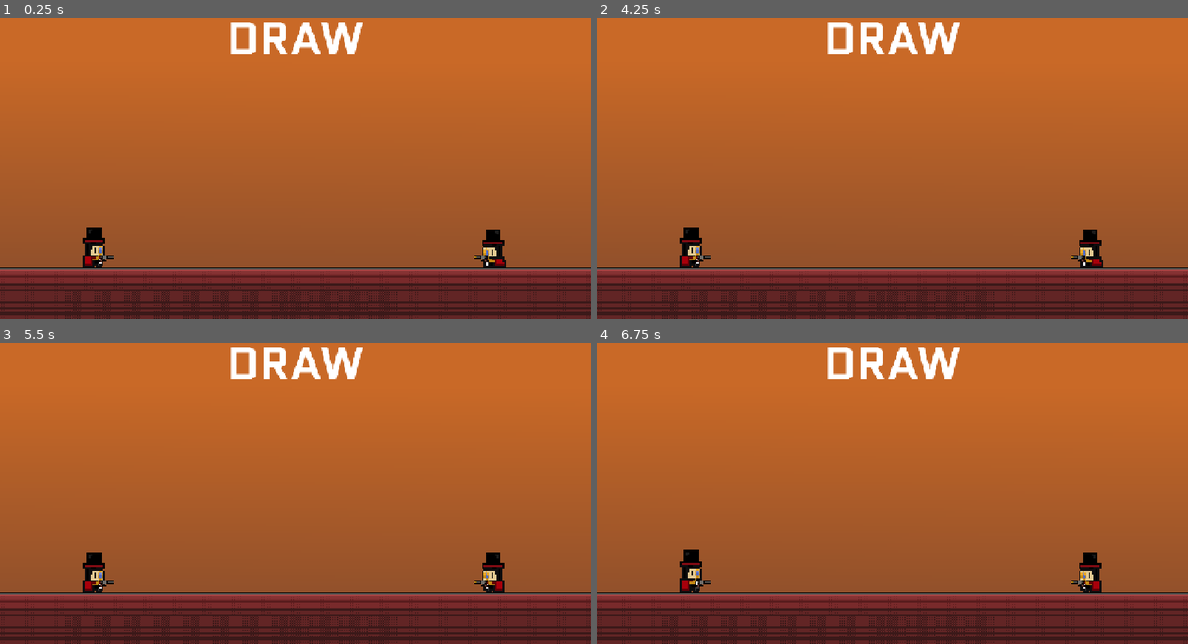
Above: before the commit, frames 1-4 (two rows, left to right).
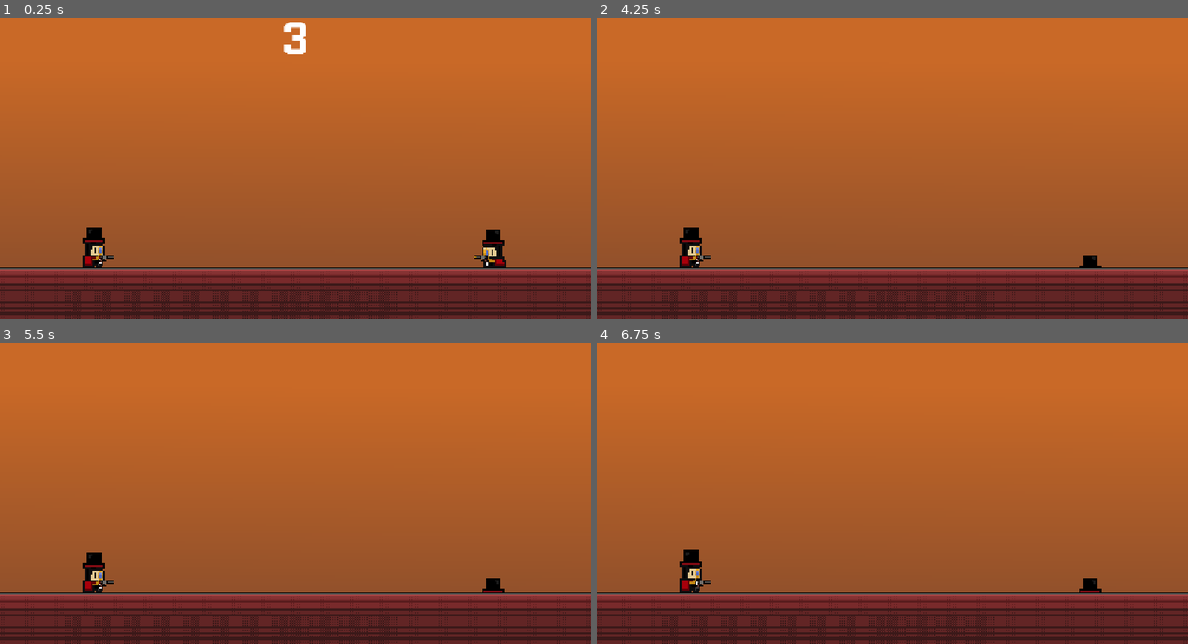
Above: after the commit, the same moments.

Repository: d3V-E/Split
Game: Godot game, scene res://scenes/quick_draw.tscn
The game is run twice, just before and just after one commit, with the same random seed, the same clock (stepped at 60 frames per second) and the same inputs. The project has no main scene, so this scene is started directly.
Inputs (mouse positions are in pixels of both pictures, inside the frame that each line leads up to):
- Up to frame 1 (0.25 s): no input
- Up to frame 2 (4.25 s): tap Enter at 0.5 s; move the mouse to (1022, 135) at 0.52 s; hold Right 0.53-1.28 s; hold S (Player 1) 0.53-1.28 s; click (1022, 135) at 0.67 s; tap K (Player 2) at 0.8, 1.35, 2.3, 2.85 s; move the mouse to (774, 168) at 1.27 s; hold Down 1.28-2.03 s; tap S (Player 1) at 1.55, 3.05 s; move the mouse to (951, 81) at 2.02 s; hold Right 2.03-2.78 s; hold S (Player 1) 2.03-2.78 s; move the mouse to (862, 219) at 2.77 s; hold Up 2.78-3.53 s; click (862, 219) at 2.92 s; move the mouse to (1069, 201) at 3.52 s; hold Left from 3.53 s (still down); hold K (Player 2) from 3.53 s (still down); tap Alt at 3.6 s
- Up to frame 3 (5.5 s): move the mouse to (118, 427) at 4.27 s; release K (Player 2) at 4.28 s; tap Shift at 4.35 s; tap S (Player 1) at 4.55 s; move the mouse to (325, 478) at 5.02 s; release Left at 5.03 s; hold Down from 5.03 s (still down); hold S (Player 1) from 5.03 s (still down); click (325, 478) at 5.17 s; tap K (Player 2) at 5.3 s
- Up to frame 4 (6.75 s): move the mouse to (803, 394) at 5.77 s; release Down at 5.78 s; release S (Player 1) at 5.78 s; hold Right 5.78-6.53 s; tap K (Player 2) at 5.85 s; tap S (Player 1) at 6.05 s; move the mouse to (1022, 460) at 6.52 s; hold Up from 6.53 s (still down); hold S (Player 1) from 6.53 s (still down)

The runs differ from the first frame. In frame 1, 1.4% of the frame differs, in the area x 39-62%, y 1-13%; in frame 2, 1.7%; in frame 3, 1.7%, in the area x 39-86%, y 1-83%; in frame 4, 1.7%.

Commit message:
Update 5

Diff:
--- /dev/null
+++ b/scenes/instructions.tscn
@@ -0,0 +1,31 @@
+[gd_scene format=3 uid="uid://bhj7aw0a1kovx"]
+
+[ext_resource type="Script" uid="uid://0f22ggmvu81j" path="res://scripts/instructions.gd" id="1_c00ax"]
+[ext_resource type="Texture2D" uid="uid://ky8t730uvc8k" path="res://assets/Main Background.png" id="1_nisbi"]
+[ext_resource type="Texture2D" uid="uid://dnd7y070blsvx" path="res://assets/Next.png" id="2_njqp3"]
+[ext_resource type="Texture2D" uid="uid://bcyss1beb0n38" path="res://assets/Previous.png" id="4_r7su1"]
+
+[node name="Instructions" type="Node2D" unique_id=1474851264]
+script = ExtResource("1_c00ax")
+
+[node name="Canvas" type="CanvasLayer" parent="." unique_id=1558049557]
+
+[node name="MainBackground" type="Sprite2D" parent="Canvas" unique_id=875821936]
+position = Vector2(640, 360)
+texture = ExtResource("1_nisbi")
+
+[node name="Next" type="TextureButton" parent="Canvas" unique_id=573848111]
+offset_left = 1155.0
+offset_top = 595.0
+offset_right = 1275.0
+offset_bottom = 715.0
+texture_normal = ExtResource("2_njqp3")
+stretch_mode = 0
+
+[node name="Previous" type="TextureButton" parent="Canvas" unique_id=157045295]
+offset_left = 5.0
+offset_top = 595.0
+offset_right = 125.0
+offset_bottom = 715.0
+texture_normal = ExtResource("4_r7su1")
+stretch_mode = 0
--- a/scenes/main_game.tscn
+++ b/scenes/main_game.tscn
@@ -1,13 +1,148 @@
 [gd_scene format=3 uid="uid://samqvfpe7gkk"]
 
-[ext_resource type="Script" uid="uid://bd1mgf0wcmymv" path="res://scripts/main_game.gd" id="1_s3esy"]
+[ext_resource type="Script" uid="uid://cdy740e5bmoa8" path="res://scripts/choosing.gd" id="1_wi4c7"]
 [ext_resource type="Texture2D" uid="uid://ky8t730uvc8k" path="res://assets/Main Background.png" id="2_72e8q"]
+[ext_resource type="Texture2D" uid="uid://b0m30q2pfsfoa" path="res://assets/Info.png" id="3_d2op2"]
+[ext_resource type="FontFile" uid="uid://dhj36d4fxcvbv" path="res://assets/fonts/Quantico-Bold.ttf" id="3_ipu61"]
+[ext_resource type="Texture2D" uid="uid://cimyqu4u3cutw" path="res://assets/S Key.png" id="4_ygxny"]
+[ext_resource type="Texture2D" uid="uid://bmdq2gr8hbaaj" path="res://assets/K Key.png" id="5_wi4c7"]
+[ext_resource type="Texture2D" uid="uid://deuiaywymgebl" path="res://assets/Place Holder.png" id="6_ygxny"]
+[ext_resource type="Texture2D" uid="uid://b4ysntwnmocwh" path="res://assets/2.png" id="8_70vka"]
+
+[sub_resource type="Animation" id="Animation_70vka"]
+resource_name = "Key"
+length = 0.25
+loop_mode = 2
+tracks/0/type = "value"
+tracks/0/imported = false
+tracks/0/enabled = true
+tracks/0/path = NodePath("SKey:position")
+tracks/0/interp = 1
+tracks/0/loop_wrap = true
+tracks/0/keys = {
+"times": PackedFloat32Array(0, 0.25),
+"transitions": PackedFloat32Array(1, 1),
+"update": 0,
+"values": [Vector2(427, 664), Vector2(427, 666)]
+}
+tracks/1/type = "value"
+tracks/1/imported = false
+tracks/1/enabled = true
+tracks/1/path = NodePath("KKey:position")
+tracks/1/interp = 1
+tracks/1/loop_wrap = true
+tracks/1/keys = {
+"times": PackedFloat32Array(0, 0.25),
+"transitions": PackedFloat32Array(1, 1),
+"update": 0,
+"values": [Vector2(1083.0001, 664.00006), Vector2(1083, 666)]
+}
+
+[sub_resource type="Animation" id="Animation_2l77h"]
+length = 0.001
+tracks/0/type = "value"
+tracks/0/imported = false
+tracks/0/enabled = true
+tracks/0/path = NodePath("SKey:position")
+tracks/0/interp = 1
+tracks/0/loop_wrap = true
+tracks/0/keys = {
+"times": PackedFloat32Array(0),
+"transitions": PackedFloat32Array(1),
+"update": 0,
+"values": [Vector2(387.00003, 664)]
+}
+tracks/1/type = "value"
+tracks/1/imported = false
+tracks/1/enabled = true
+tracks/1/path = NodePath("KKey:position")
+tracks/1/interp = 1
+tracks/1/loop_wrap = true
+tracks/1/keys = {
+"times": PackedFloat32Array(0),
+"transitions": PackedFloat32Array(1),
+"update": 0,
+"values": [Vector2(1083.0001, 664.00006)]
+}
+
+[sub_resource type="AnimationLibrary" id="AnimationLibrary_nqdth"]
+_data = {
+&"Key": SubResource("Animation_70vka"),
+&"RESET": SubResource("Animation_2l77h")
+}
 
 [node name="Main game" type="Node2D" unique_id=580549545]
-script = ExtResource("1_s3esy")
+script = ExtResource("1_wi4c7")
 
 [node name="Main Game Canvas" type="CanvasLayer" parent="." unique_id=2090152396]
 
 [node name="Main Game Background" type="Sprite2D" parent="Main Game Canvas" unique_id=1022797742]
 position = Vector2(640, 360)
 texture = ExtResource("2_72e8q")
+
+[node name="Info" type="Sprite2D" parent="Main Game Canvas" unique_id=728563930]
+position = Vector2(639.99994, 640.5)
+scale = Vector2(1.9999999, 1.59)
+texture = ExtResource("3_d2op2")
+
+[node name="Player 1 header" type="RichTextLabel" parent="Main Game Canvas/Info" unique_id=271243627]
+offset_left = -315.5
+offset_top = -14.779881
+offset_right = -189.99998
+offset_bottom = 44.716972
+theme_override_fonts/normal_font = ExtResource("3_ipu61")
+theme_override_font_sizes/normal_font_size = 26
+text = "PLAYER 1"
+vertical_alignment = 1
+
+[node name="Player 2 header" type="RichTextLabel" parent="Main Game Canvas/Info" unique_id=1859797370]
+anchors_preset = 7
+anchor_left = 0.5
+anchor_top = 1.0
+anchor_right = 0.5
+anchor_bottom = 1.0
+offset_left = -326.75
+offset_top = -114.52832
+offset_right = -201.25
+offset_bottom = -55.031464
+grow_horizontal = 2
+grow_vertical = 0
+theme_override_fonts/normal_font = ExtResource("3_ipu61")
+theme_override_font_sizes/normal_font_size = 26
+text = "PLAYER 2"
+vertical_alignment = 1
+
+[node name="SKey" type="Sprite2D" parent="Main Game Canvas" unique_id=1607584255]
+position = Vector2(387.00003, 664)
+scale = Vector2(1.3, 1.3)
+texture = ExtResource("4_ygxny")
+
+[node name="KKey" type="Sprite2D" parent="Main Game Canvas" unique_id=678314602]
+position = Vector2(1083.0001, 664.00006)
+scale = Vector2(1.3, 1.3)
+texture = ExtResource("5_wi4c7")
+
+[node name="Animation" type="AnimationPlayer" parent="Main Game Canvas" unique_id=968454583]
+libraries/ = SubResource("AnimationLibrary_nqdth")
+autoplay = &"Key"
+
+[node name="Game 1" type="TextureButton" parent="Main Game Canvas" unique_id=1080744371]
+offset_left = 54.0
+offset_top = 54.0
+offset_right = 234.0
+offset_bottom = 234.0
+texture_normal = ExtResource("6_ygxny")
+stretch_mode = 0
+
+[node name="Instructions" type="TextureButton" parent="Main Game Canvas" unique_id=521959474]
+offset_left = 1044.0
+offset_top = 478.0
+offset_right = 1269.0
+offset_bottom = 553.0
+texture_normal = ExtResource("8_70vka")
+stretch_mode = 0
+
+[connection signal="button_down" from="Main Game Canvas/Game 1" to="." method="_on_game_1_button_down"]
+[connection signal="button_up" from="Main Game Canvas/Game 1" to="." method="_on_game_1_button_up"]
+[connection signal="button_down" from="Main Game Canvas/Instructions" to="." method="_on_instructions_button_down"]
+[connection signal="button_up" from="Main Game Canvas/Instructions" to="." method="_on_instructions_button_up"]
--- /dev/null
+++ b/scripts/choosing.gd
@@ -0,0 +1,78 @@
+extends Node2D
+
+
+@onready var game1 = $"Main Game Canvas/Game 1"
+@onready var instruct = $"Main Game Canvas/Instructions"
+
+const save_path = "user://userdata.save"
+
+
+var p1 = 0
+var p2 = 0
+
+
+
+signal p1_changed
+signal p2_changed
+
+
+func save_data():
+	var data = {
+		"p1" : p1,
+		"p2" : p2
+	}
+	var file = FileAccess.open(save_path , FileAccess.WRITE)
+	file.store_var(data)
+	file.close()
+
+
+func load_data():
+	if FileAccess.file_exists(save_path):
+		var file = FileAccess.open(save_path , FileAccess.READ)
+		var data = file.get_var()
+		file.close()
+		if typeof(data) == TYPE_DICTIONARY:
+			p1 = data.get("p1" , 0)
+			p2 = data.get("p2" , 0)
+	else:
+		save_data()
+
+func _ready():
+	load_data()
+	game1.pivot_offset = game1.size / 2
+	instruct.pivot_offset = instruct.size / 2
+
+
+
+
+
+
+
+func _on_game_1_button_down():
+	var tween = get_tree().create_tween()
+	tween.tween_property(game1 , "scale" , Vector2(.9 ,.9), .1)
+
+
+
+
+
+func _on_game_1_button_up():
+	var tween = get_tree().create_tween()
+	tween.tween_property(game1 , "scale" , Vector2(1 , 1), .1)
+	get_tree().change_scene_to_file("res://scenes/timer_game.tscn")
+
+
+
+
+
+func _on_instructions_button_down():
+	var tween = get_tree().create_tween()
+	tween.tween_property(instruct , "scale" , Vector2(.9 ,.9), .1)
+
+
+
+
+
+func _on_instructions_button_up():
+	var tween = get_tree().create_tween()
+	tween.tween_property(instruct , "scale" , Vector2(1 , 1), .1)
--- /dev/null
+++ b/scripts/instructions.gd
@@ -0,0 +1,11 @@
+extends Node2D
+
+
+# Called when the node enters the scene tree for the first time.
+func _ready() -> void:
+	pass # Replace with function body.
+
+
+# Called every frame. 'delta' is the elapsed time since the previous frame.
+func _process(delta: float) -> void:
+	pass
--- a/scripts/line_click.gd
+++ b/scripts/line_click.gd
@@ -17,11 +17,11 @@
 var speed = 300
 var d1 = 1
 var d2 = 2
-var width = 400
+var width = 200
 
 func _ready():
-	$"Line Canvas/P1 Score".text = player1
-	$"Line Canvas/P2 Score".text = player2
+	$"Line Canvas/P1 Score".text = str(player1)
+	$"Line Canvas/P2 Score".text = str(player2)
 	resetm1m2()
 
 
@@ -38,26 +38,28 @@
 	elif needle2.position.x <= bar2.position.x - width:
 		d2 = 1
 
-func _unhandled_input(event: InputEvent):
+func _input(event: InputEvent):
 	var green1min = bar1.position.x + gr1.position.x - (gr1.scale.x * 50)
 	var green1max = bar1.position.x + gr1.position.x + (gr1.scale.x * 50)
-	if event.is_action("Player 1"):
+	if event.is_action_pressed("Player 1"):
 		if needle1.position.x >= green1min and needle1.position.x <= green1max:
 			var tween = get_tree().create_tween()
 			tween.tween_property(gr1 , "scale" , Vector2(1.1 , 1.1), .1)
 			player1 += 1
-			$"Line Canvas/P2 Score".text = player1
+			$"Line Canvas/P1 Score".text = str(player1)
 			tween.tween_property(gr1 , "scale" , Vector2(1 , 1), .1)
+			resetmark1()
 
 	var green2min = bar2.position.x + gr2.position.x - (gr2.scale.x * 50)
 	var green2max = bar2.position.x + gr2.position.x + (gr2.scale.x * 50)
-	if event.is_action("Player 2"):
+	if event.is_action_pressed("Player 2"):
 		if needle2.position.x >= green2min and needle2.position.x <= green2max:
 			var tween = get_tree().create_tween()
 			tween.tween_property(gr2 , "scale" , Vector2(1.1 , 1.1) , .1)
 			player2 += 1
-			$"Line Canvas/P2 Score".text = player2
+			$"Line Canvas/P2 Score".text = str(player2)
 			tween.tween_property(gr2 , "scale", Vector2(1,1) , .1)
+			resetmark2()
 
 
 
@@ -68,7 +70,7 @@
 	elif x1 == 2:
 		d1 = -1
 	gr1.scale.x = randf_range(0.3 , 1.0)
-	gr1.position.x = randf_range(-width + 50 , -width - 50)
+	gr1.position.x = randf_range(-width + 50 , width - 50)
 
 
 func resetmark2():
@@ -78,7 +80,7 @@
 	elif x2 == 2:
 		d2 = -1
 	gr2.scale.x = randf_range(0.3 , 1.0)
-	gr2.position.x = randf_range(-width + 50 , -width -50)
+	gr2.position.x = randf_range(-width + 50 , width -50)
 
 
 func resetm1m2():
--- a/scripts/quick_draw.gd
+++ b/scripts/quick_draw.gd
@@ -4,15 +4,27 @@
 @onready var bullet1 = $"Canvas/Bullet 1"
 @onready var bullet2 = $"Canvas/Bullet 2"
 @onready var anim = $Canvas/Anim
+@onready var textvisible = $Canvas/Counter
+
 
 var fired = false
 var drawallow = false
 
 func _ready():
+	textvisible.visible = true
 	bullet1.visible = false
 	bullet2.visible = false
 	anim.play("RESET")
-
+	drawallow = false
+	$Canvas/Counter.text = "3"
+	await get_tree().create_timer(1).timeout
+	$Canvas/Counter.text = "2"
+	await get_tree().create_timer(1).timeout
+	$Canvas/Counter.text = "1"
+	await get_tree().create_timer(1).timeout
+	$Canvas/Counter.text = "DRAW"
+	drawallow = true
+	textvisible.visible = false
 
 func _input(event: InputEvent):
 	if event.is_action_pressed("Player 1") and fired == false and drawallow == true:
Binary file added: assets/2.png
Not shown, added: assets/2.png.import
Binary file added: assets/Info.png
Not shown, added: assets/Info.png.import
Binary file added: assets/Next.png
Not shown, added: assets/Next.png.import
Binary file added: assets/Place Holder.png
Not shown, added: assets/Place Holder.png.import
Binary file added: assets/Previous.png
Not shown, added: assets/Previous.png.import
Not shown, added: scripts/choosing.gd.uid
Not shown, added: scripts/instructions.gd.uid
